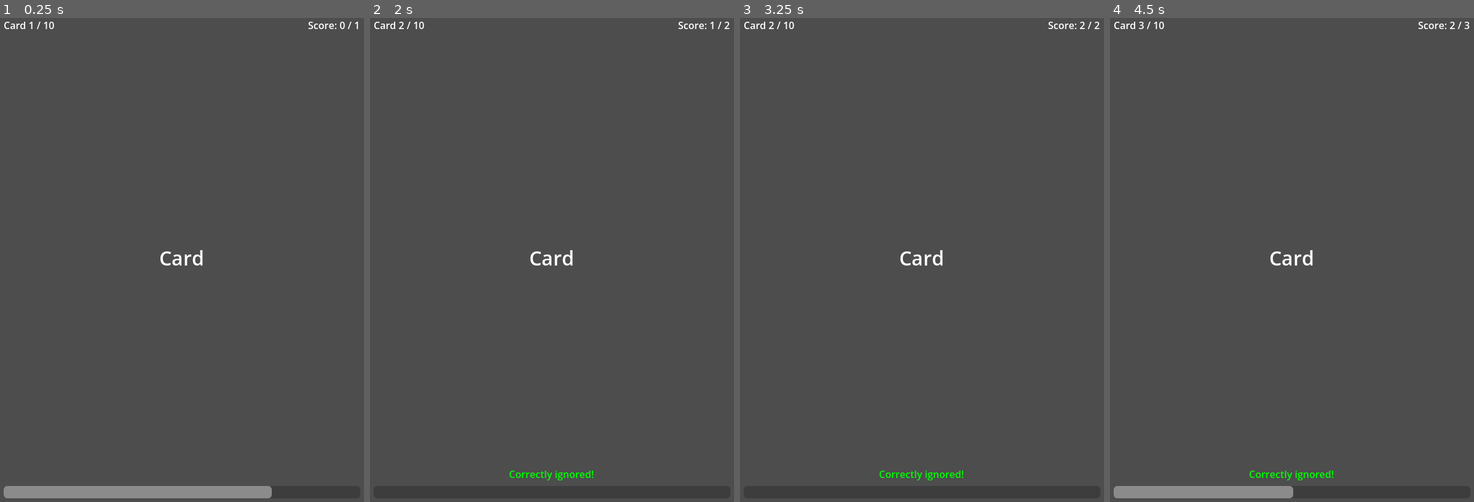
Above: before the commit, frames 1-4 (left to right).
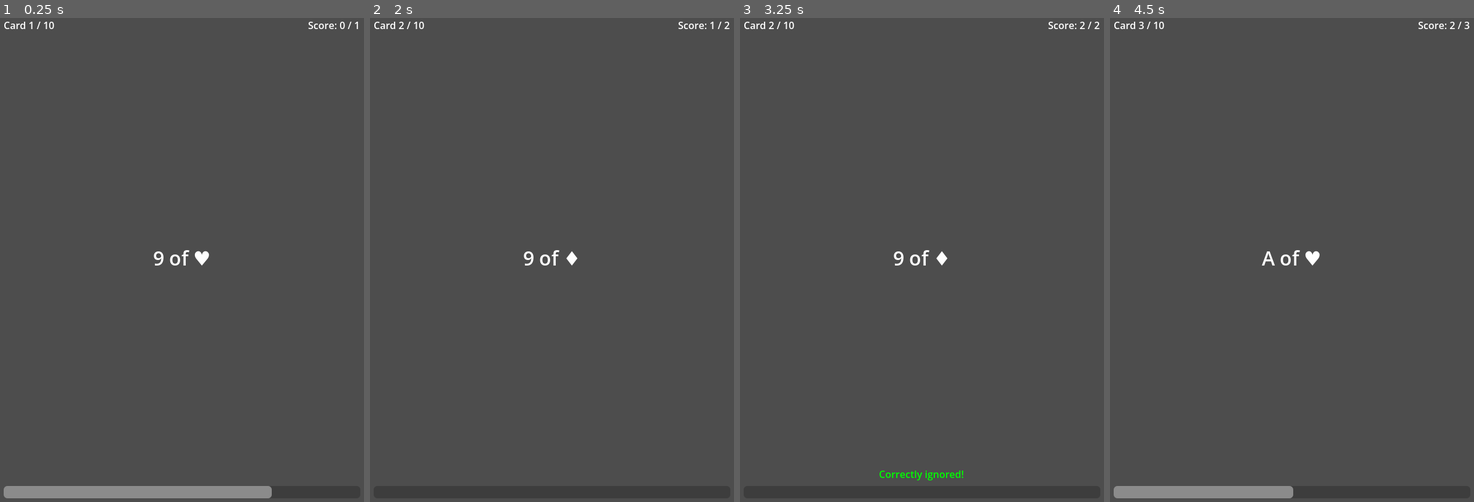
Above: after the commit, the same moments.

Repository: SanCigo/hciproject
Game: Godot game, scene res://Scenes/game_scene.tscn
Same seed, same stepped clock (60 frames per second), same inputs: the game is played once before the commit and once after it.
Inputs:
- Up to frame 1 (0.25 s): no input
- Up to frame 2 (2 s): tap Enter at 0.5 s; tap G at 0.6, 1.35 s; tap Space at 1.25 s; hold S from 1.28 s (still down)
- Up to frame 3 (3.25 s): release S at 2.03 s; tap G at 2.1, 2.85 s
- Up to frame 4 (4.5 s): tap Enter at 3.5 s; hold S from 3.53 s (still down); tap G at 3.6, 4.35 s

The runs differ from the first frame. In frame 1, 0.2% of the frame differs, in the area x 42-58%, y 47-52%; in frame 2, 0.4%; in frame 3, 0.2%; in frame 4, 0.4%, in the area x 38-62%, y 47-96%.
Error before the commit: Invalid assignment of property or key 'text' with value of type 'String' on a base object of type 'null instance'. (res://Scripts/ui.gd:35)

Commit message:
UI change

Diff:
--- a/Scripts/ui.gd
+++ b/Scripts/ui.gd
@@ -4,7 +4,7 @@
 @onready var feedback_label: Label = $MarginContainer/VBoxContainer/MarginContainer3/FeedbackLabel
 @onready var deck_label: Label = $MarginContainer/VBoxContainer/MarginContainer/DeckLabel
 @onready var timer_bar: ProgressBar = $MarginContainer/VBoxContainer/MarginContainer3/TimerBar
-@onready var card_label: Label = $MarginContainer/VBoxContainer/MarginContainer2/VBoxContainer/CardLabel
+@onready var card_label: Label = $MarginContainer/VBoxContainer/MarginContainer2/CardLabel
 
 @onready var game_manager: Node = GameManager
 
